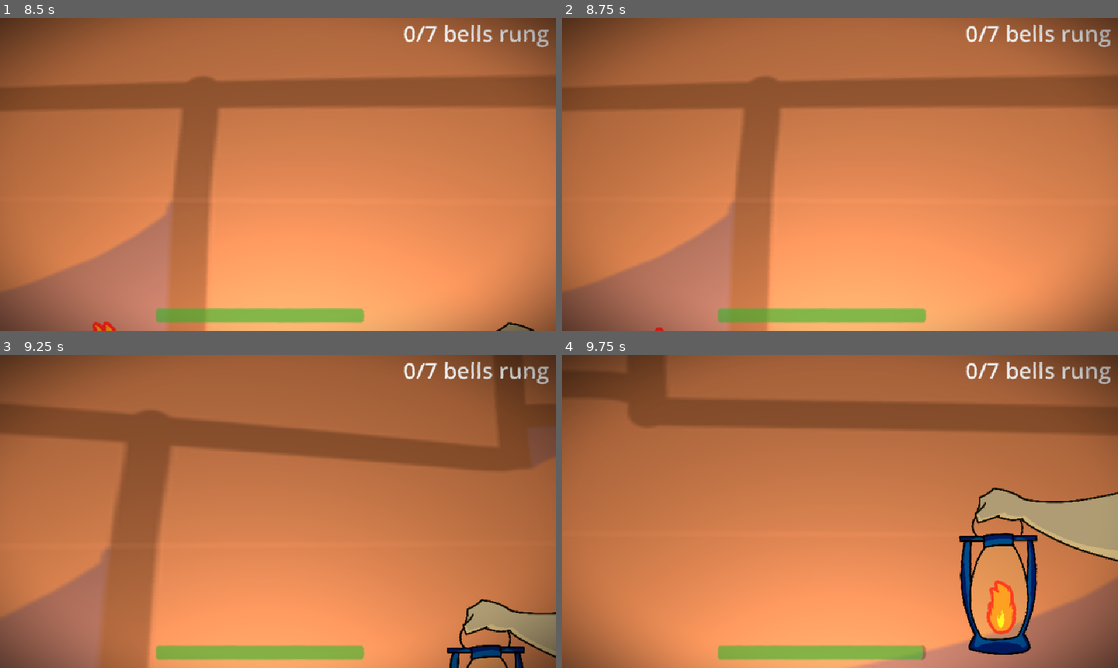
Above: before the commit, frames 1-4 (two rows, left to right).
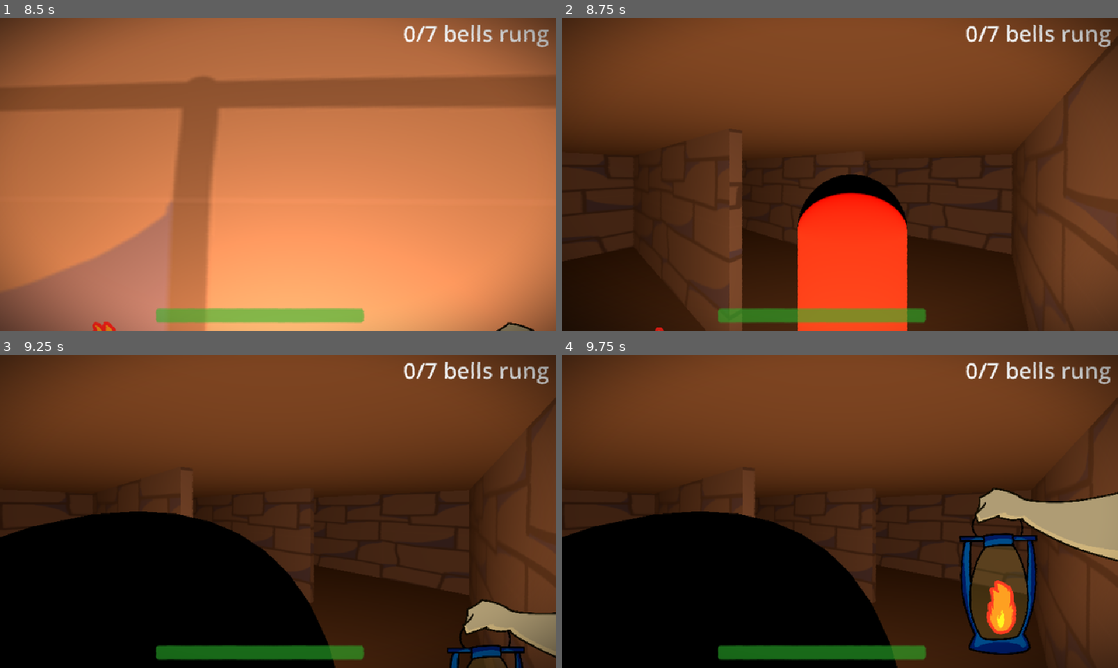
Above: after the commit, the same moments.

Repository: AvenirTheArtist/MazeGame
Game: Godot game, scene res://main_menu.tscn
Same seed, same stepped clock (60 frames per second), same inputs: the game is played once before the commit and once after it.
Inputs (mouse positions are in pixels of both pictures, inside the frame that each line leads up to):
- Up to frame 1 (8.5 s): click "enter" at 0.5 s; tap Enter (ui_accept) at 1.25, 1.52, 2.27, 3.77, 4.52, 5.27, 6.77, 7.52, 8.27 s; move the mouse to (305, 174) at 1.27 s; hold W (forward) 1.28-6.53 s; right-click (305, 174) at 1.35 s; move the mouse to (250, 174) at 2.02 s; click (250, 174) at 2.1 s; move the mouse to (289, 168) at 2.77 s; tap Shift (sprint) at 2.85, 5.1, 7.35 s; move the mouse to (272, 180) at 3.52 s; right-click (272, 180) at 3.6 s; move the mouse to (316, 177) at 4.27 s; click (316, 177) at 4.35 s; move the mouse to (233, 171) at 5.02 s; move the mouse to (283, 174) at 5.77 s; right-click (283, 174) at 5.85 s; move the mouse to (255, 168) at 6.52 s; hold D (right) 6.53-7.28 s; click (255, 168) at 6.6 s; move the mouse to (305, 174) at 7.27 s; hold W (forward) from 7.28 s (still down); move the mouse to (250, 174) at 8.02 s; right-click (250, 174) at 8.1 s
- Up to frame 2 (8.75 s): keep holding W (forward)
- Up to frame 3 (9.25 s): keep holding W (forward); move the mouse to (289, 505) at 8.77 s; click (289, 505) at 8.85 s
- Up to frame 4 (9.75 s): move the mouse to (834, 517) at 9.52 s; release W (forward) at 9.53 s; hold A (left) from 9.53 s (still down); tap Shift (sprint) at 9.6 s

Frame 1 is identical in both runs. In frame 2, 94% of the frame differs, in the area x 0-100%, y 0-100%; in frame 3, 91%; in frame 4, 84%.

Commit message:
small speed bugfix

Diff:
--- a/entities/ghost.tscn
+++ b/entities/ghost.tscn
@@ -23,9 +23,10 @@
 
 [node name="ghost" type="CharacterBody3D" unique_id=1867606666 groups=["ghost"]]
 script = ExtResource("1_4a7c8")
+roam_speed = 5.3
+alert_speed = 5.6
 chase_speed = 5.3
 stun_speed = 9.0
-alert_speed = 5.6
 patrol_pos = Array[Vector3]([Vector3(1, 1, 4), Vector3(-2, 1, 6), Vector3(-8, 1, 2), Vector3(0, 1, -4)])
 
 [node name="CollisionShape3D" type="CollisionShape3D" parent="." unique_id=1286315396]
--- a/scripts/ghost.gd
+++ b/scripts/ghost.gd
@@ -7,9 +7,10 @@
 	CHASING,
 	STUNNED
 }
+@export var roam_speed: float
+@export var alert_speed: float
 @export var chase_speed: float
 @export var stun_speed: float
-@export var alert_speed: float
 @export var patrol_pos: Array[Vector3]
 var alerted_pos: Vector3
 var next_dest: Vector3
@@ -64,9 +65,12 @@
 	var speed_final: float
 	#region /// updating navigation
 	match state:
+		states.ROAMING:
+			speed_final = roam_speed
 		states.ALERTED:
-			pass
+			speed_final = alert_speed
 		states.CHASING:
+			speed_final = chase_speed
 			update_timer -= delta
 			if update_timer <= 0:
 				next_dest = player.global_position
